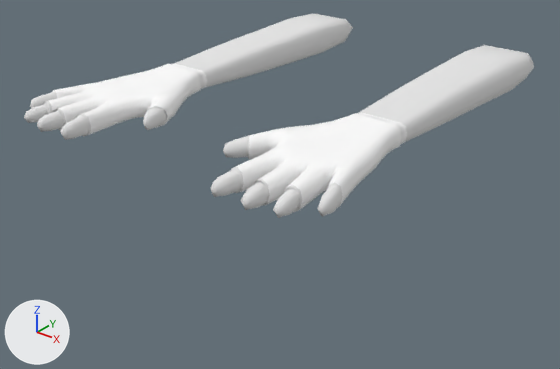
One commit to the Blender file Hands/Hand.blend: the scene before it, then after it.
Rendered twice from a camera (50 mm lens) standing at (33.5, -43.8, 19.5) and looking at (-2.0, 0.7, -8.1). Every picture has the same lights, and +X, +Y and +Z are marked at lower left.

The first picture shows 'Hand_Left', 'Hand_Right'.
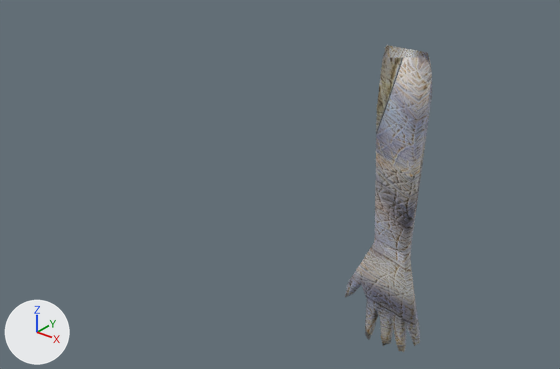
Pixel boxes (x1, y1, x2, y2) of what changed, in the pictures (560 x 369 px):
```json
{"object": "Hand_Left", "change": "recoloured, surface changed, moved, turned, modifiers changed", "before": [211, 45, 534, 218], "after": [345, 45, 432, 352]}
{"object": "Hand_Right", "change": "deleted", "before": [24, 13, 353, 140], "faces in mat_slaves (white #e7e7e7)": [175, 13, 353, 88], "faces in mat_gloves (white #ffffff)": [48, 63, 207, 134], "faces in mat_hand (white #e7e7e7)": [24, 90, 167, 140]}
{"part": 4, "of": "me_cube_001", "change": "surface changed", "before": [211, 45, 534, 218], "after": [345, 45, 432, 352]}
```

Scene script edits in JSON lines:
```json
{"op": "add", "block": "img_hand_diffuse", "code": ["img_hand_diffuse = load_image('Hand_Diffuse', 'Hand_Diffuse.png', 1024, 1024, 'sRGB')"]}
{"op": "add", "block": "mat_hands", "code": ["mat_hands = principled_material('Hands')", "mat_hands.texture = img_hand_diffuse"]}
{"block": "me_cube_001", "where": "me_cube_001.from_pydata(...)  # 794 vertices, 792 faces; spans x -5.18..4.09, y -0.86..0.86, z -9.54..3.42"}
{"block": "me_cube_001", "where": "# used by ob_hand_left; location = (9.97, -9.09, 1.48); rotation_euler = (1.571, 0.0, 0.0), in degrees (90, 0, 0); scale = (0.985, 1.46, 2.52)"}
{"block": "me_cube_001", "change": "me_cube_001 part 1: all 396 faces that had it switch from mat_gloves (white #ffffff) to mat_hands (picture img_hand_diffuse)"}
{"block": "me_cube_001", "change": "me_cube_001 part 2: all 260 faces that had it switch from mat_hand (white #e7e7e7) to mat_hands (picture img_hand_diffuse)"}
{"block": "me_cube_001", "change": "me_cube_001 part 3: all 136 faces that had it switch from mat_slaves (white #e7e7e7) to mat_hands (picture img_hand_diffuse)"}
{"block": "me_cube_001", "change": "me_cube_001 part 4: texture (UV) coordinates of 792 of 792 faces, centred in x -5.08..4.03, y -0.83..0.83, z -9.31..3.35, changed; they spanned u -0.11..1.0, v -0.14..1.14 and now span u 0.0..0.91, v 0.0..1.0"}
{"op": "remove", "block": "ob_hand_right", "code": ["ob_hand_right = bpy.data.objects.new('Hand_Right', me_cube_003)", "ob_hand_right.location = (-6.54, -9.09, 1.48)", "ob_hand_right.rotation_euler = (-1.571, 0.0, 0.0)  # degrees (-90, 0, 0)", "ob_hand_right.scale = (-0.985, -1.46, -2.52)"]}
{"op": "set", "path": "ob_hand_left.location", "old": "(9.97, -9.09, 1.48)", "new": "(0.21, 15.66, -23.64)"}
{"op": "set", "path": "ob_hand_left.rotation_euler", "old": "(1.571, 0.0, 0.0)", "new": "(-3.142, 0.0, 0.0)", "note": "degrees (90, 0, 0) -> degrees (-180, 0, 0)"}
{"op": "add", "block": "ob_hand_left", "code": "_m = ob_hand_left.modifiers.new('Decimate', 'DECIMATE')"}
{"op": "add", "block": "ob_hand_left", "code": "_m.ratio = 0.1"}
```
